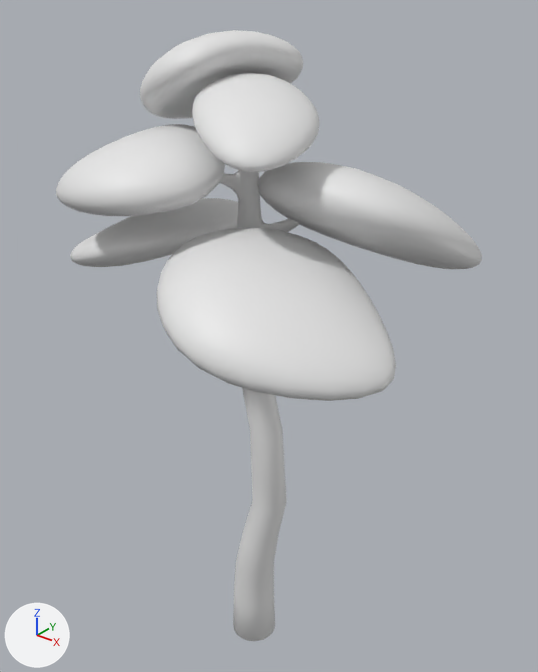
The FBX model Assets/Models/Environment/Trees/Tree_3.FBX as it was, and as the next commit left it.
Both versions are drawn from a camera (50 mm lens) standing at (5.31, -6.21, 8.8) and looking at (-0.09, 0.54, 4.62). Every picture has the same lights, and +X, +Y and +Z are marked at lower left. Where no turn or scale is listed for an object, it has been applied to the vertices.

The older version as bpy lines, for what is in view:
```python
me_mesh = bpy.data.meshes.new('Mesh')
me_mesh.from_pydata(...)  # 386 vertices, 384 faces; spans x -1.16..1.13, y -1.21..1.12, z -0.72..0.68
me_mesh_001 = bpy.data.meshes.new('Mesh.001')
me_mesh_001.from_pydata(...)  # 386 vertices, 384 faces; spans x -1.1..1.12, y -1.19..1.15, z -0.47..0.44
me_mesh_002 = bpy.data.meshes.new('Mesh.002')
me_mesh_002.from_pydata(...)  # 386 vertices, 384 faces; spans x -1.1..1.23, y -0.92..1.02, z -0.46..0.47
me_mesh_003 = bpy.data.meshes.new('Mesh.003')
me_mesh_003.from_pydata(...)  # 386 vertices, 384 faces; spans x -1.29..1.32, y -0.98..1.09, z -0.57..0.56
me_mesh_004 = bpy.data.meshes.new('Mesh.004')
me_mesh_004.from_pydata(...)  # 386 vertices, 384 faces; spans x -0.85..1.06, y -1.01..0.8, z -0.59..0.52
me_mesh_005 = bpy.data.meshes.new('Mesh.005')
me_mesh_005.from_pydata(...)  # 386 vertices, 384 faces; spans x -0.75..0.62, y -0.72..0.79, z -0.38..0.37
me_mesh_006 = bpy.data.meshes.new('Mesh.006')
me_mesh_006.from_pydata(...)  # 868 vertices, 1732 faces; spans x -1.01..0.66, y -0.5..0.32, z 0.0..7.86
ob_a3 = bpy.data.objects.new('A3', me_mesh_006)
ob_a3.location = (0.0, 0.07, 0.0)
ob_a3_hojas1 = bpy.data.objects.new('A3_Hojas1', me_mesh)
ob_a3_hojas1.location = (1.1, 0.97, 6.35)
ob_a3_hojas2 = bpy.data.objects.new('A3_Hojas2', me_mesh_001)
ob_a3_hojas2.location = (-1.7, 0.16, 5.8)
ob_a3_hojas3 = bpy.data.objects.new('A3_Hojas3', me_mesh_002)
ob_a3_hojas3.location = (-1.05, -0.65, 6.84)
ob_a3_hojas4 = bpy.data.objects.new('A3_Hojas4', me_mesh_003)
ob_a3_hojas4.location = (1.05, -0.84, 5.8)
ob_a3_hojas5 = bpy.data.objects.new('A3_Hojas5', me_mesh_004)
ob_a3_hojas5.location = (-0.84, 0.41, 7.75)
ob_a3_hojas6 = bpy.data.objects.new('A3_Hojas6', me_mesh_005)
ob_a3_hojas6.location = (0.43, -0.21, 7.5)
```
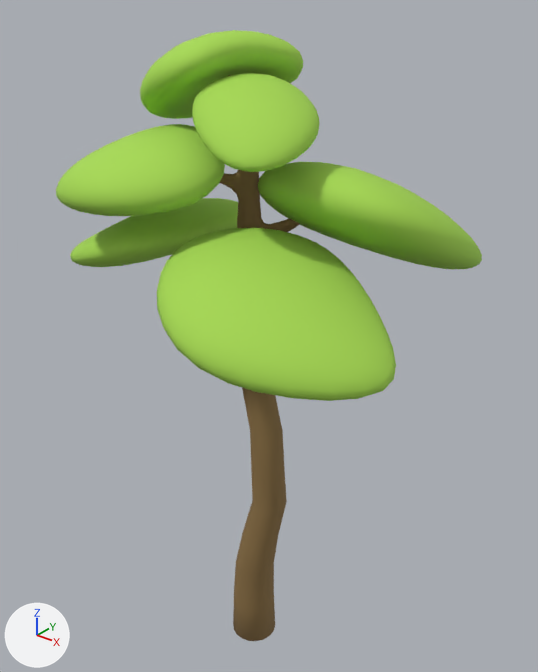
What differs and where, as boxes (x1, y1, x2, y2) in the pictures (538 x 672 px):
'A3_Hojas4', recoloured (white to green): (157, 228, 396, 401) in both
'A3_Hojas1', recoloured (grey to green): (258, 162, 482, 269) in both
'A3_Hojas3', recoloured (white to green): (56, 124, 225, 216) in both
'A3', recoloured (grey to brown): (220, 75, 300, 641) in both
'A3_Hojas6', recoloured (white to green): (192, 73, 319, 172) in both
'A3_Hojas5', recoloured (grey to green): (140, 30, 303, 119) in both
'A3_Hojas2', recoloured (grey to green): (70, 198, 238, 267) in both

Patch to the scene script:
```diff
--- a/Assets/Models/Environment/Trees/Tree_3.FBX.py
+++ b/Assets/Models/Environment/Trees/Tree_3.FBX.py
@@ mat_tronco @@
+mat_tronco = principled_material('Tronco')
+mat_tronco.base_color = (0.263, 0.165, 0.0588)  # brown #8c7145
+mat_tronco.roughness = 0.859
@@ mat_material__3 @@
+mat_material__3 = principled_material('Material #3')
+mat_material__3.base_color = (0.388, 0.702, 0.0824)  # green #a7da51
+mat_material__3.roughness = 0.859
@@ me_mesh_003 @@
 me_mesh_003.from_pydata(...)  # 386 vertices, 384 faces; spans x -1.29..1.32, y -0.98..1.09, z -0.57..0.56
+me_mesh_003.materials.append(mat_material__3)  # green #a7da51
@@ me_mesh_004 @@
 me_mesh_004.from_pydata(...)  # 386 vertices, 384 faces; spans x -0.85..1.06, y -1.01..0.8, z -0.59..0.52
+me_mesh_004.materials.append(mat_material__3)  # green #a7da51
@@ me_mesh_001 @@
 me_mesh_001.from_pydata(...)  # 386 vertices, 384 faces; spans x -1.1..1.12, y -1.19..1.15, z -0.47..0.44
+me_mesh_001.materials.append(mat_material__3)  # green #a7da51
@@ me_mesh_002 @@
 me_mesh_002.from_pydata(...)  # 386 vertices, 384 faces; spans x -1.1..1.23, y -0.92..1.02, z -0.46..0.47
+me_mesh_002.materials.append(mat_material__3)  # green #a7da51
@@ me_mesh_006 @@
 me_mesh_006.from_pydata(...)  # 868 vertices, 1732 faces; spans x -1.01..0.66, y -0.5..0.32, z 0.0..7.86
+me_mesh_006.materials.append(mat_tronco)  # brown #8c7145
@@ me_mesh @@
 me_mesh.from_pydata(...)  # 386 vertices, 384 faces; spans x -1.16..1.13, y -1.21..1.12, z -0.72..0.68
+me_mesh.materials.append(mat_material__3)  # green #a7da51
@@ me_mesh_005 @@
 me_mesh_005.from_pydata(...)  # 386 vertices, 384 faces; spans x -0.75..0.62, y -0.72..0.79, z -0.38..0.37
+me_mesh_005.materials.append(mat_material__3)  # green #a7da51
```
